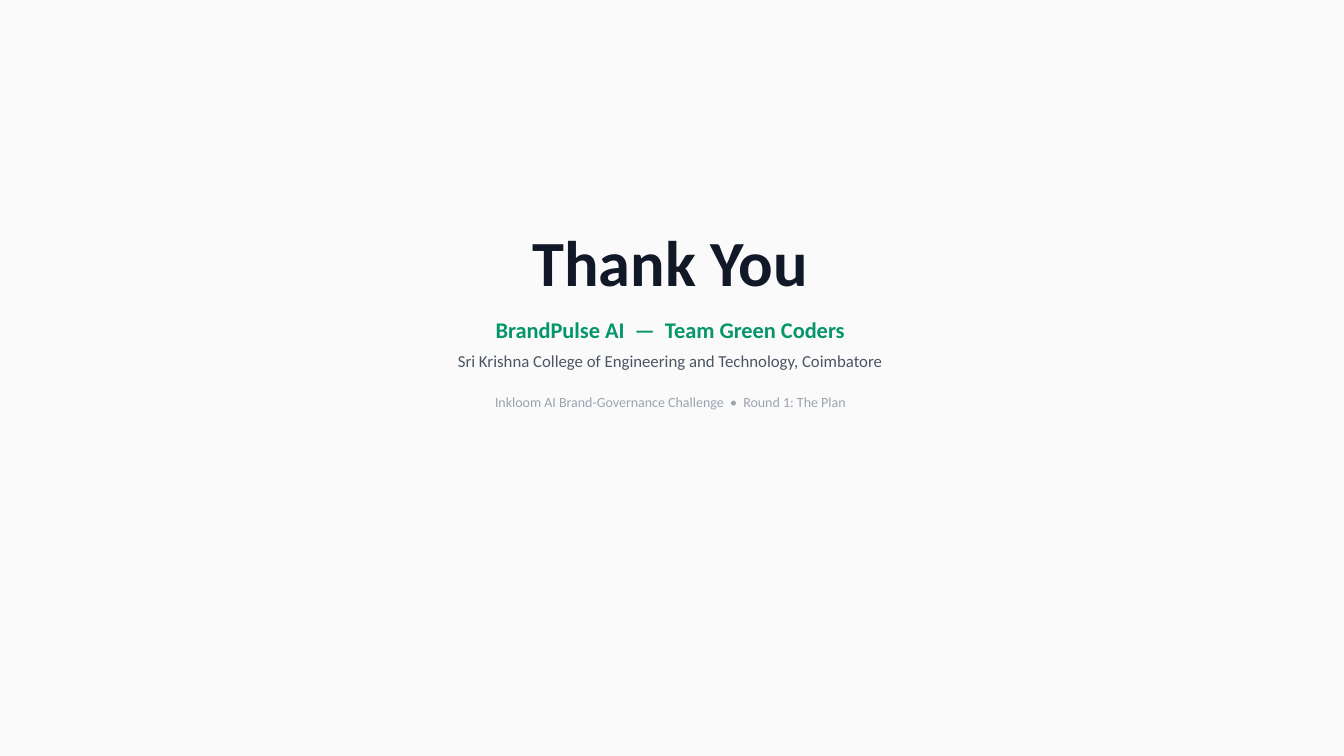
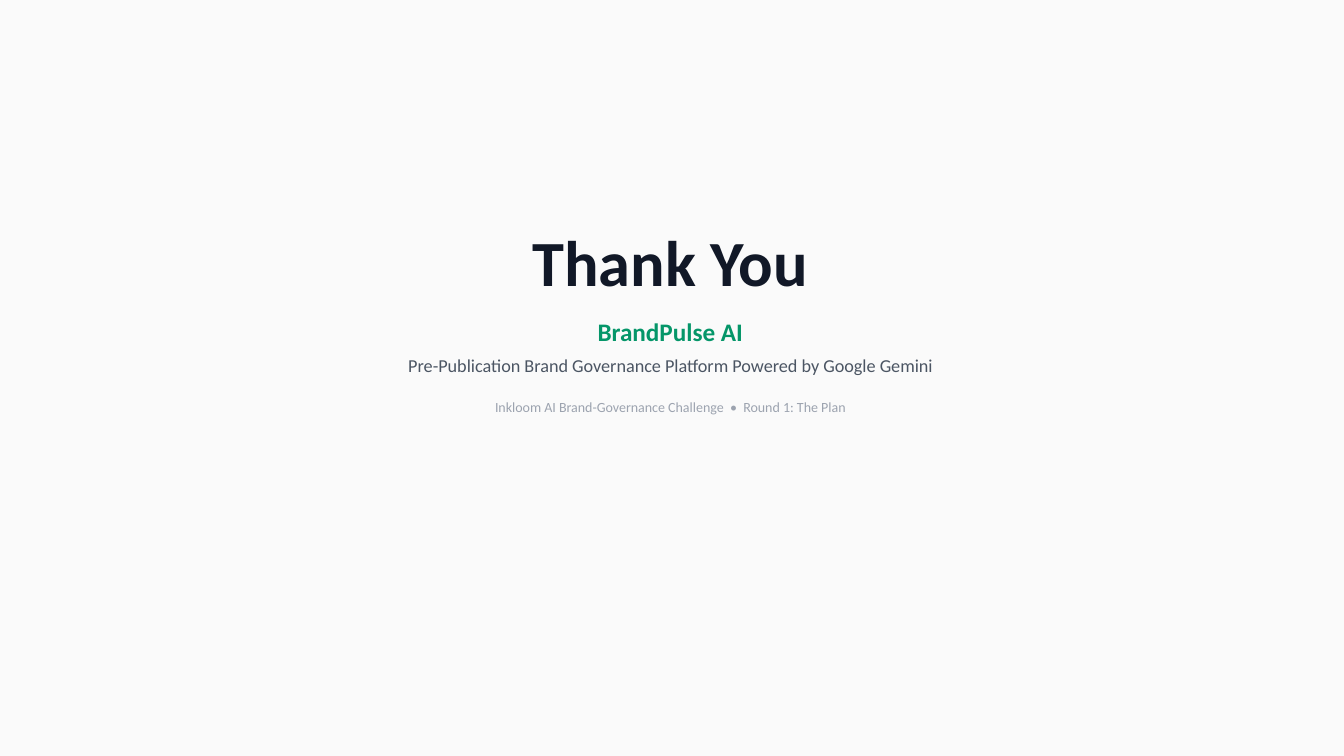
Before and after one commit to HaribhaskaranA/brandpulseAI, a slide deck: slide 14 of docs/BrandPulse_AI_14_Slides.pptx. Drawn at 1344x756 pixels with LibreOffice and Linux fonts; fonts in the diff are those of the drawing. Boxes give left, top, right and bottom in pixels: in the first picture for what was removed or moved away, otherwise in the second. Text is boxed around its words. In the diff, an @@ line names an element or a change of style, - is before the commit and + after.

```diff
--- a/docs/BrandPulse_AI_14_Slides.pptx
+++ b/docs/BrandPulse_AI_14_Slides.pptx
@@ text at [408,323,933,375]: text changed; size 12 to 13 pt @@
-BrandPulse AI — Team Green Coders
-Sri Krishna College of Engineering and Technology, Coimbatore
+BrandPulse AI
+Pre-Publication Brand Governance Platform Powered by Google Gemini
```
Also in this commit, not shown: 13 other slides changed, 10 other files.
